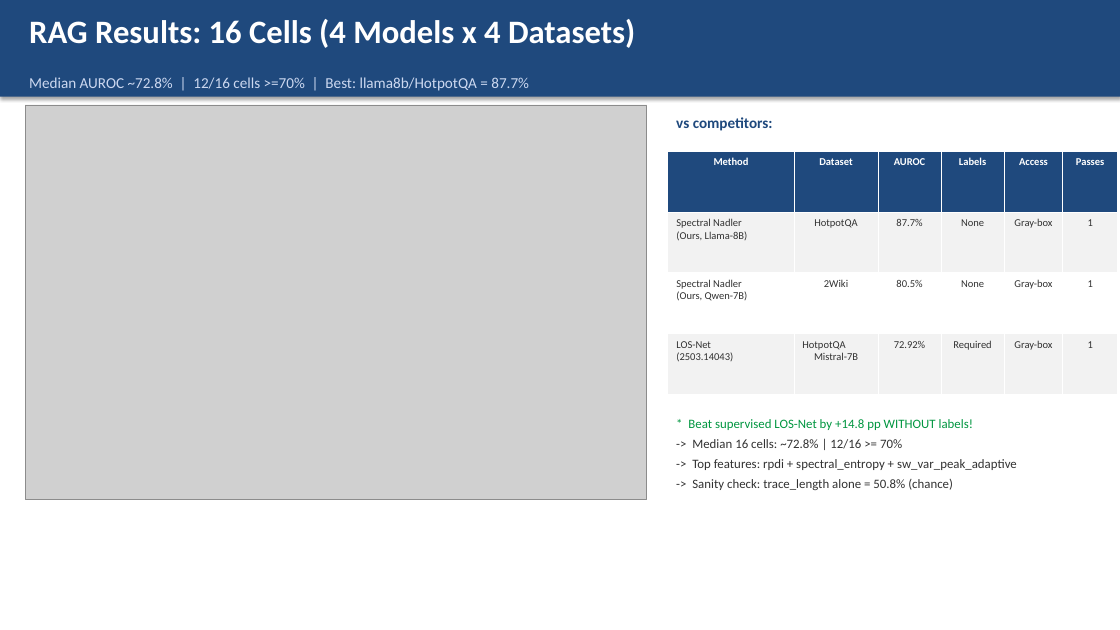
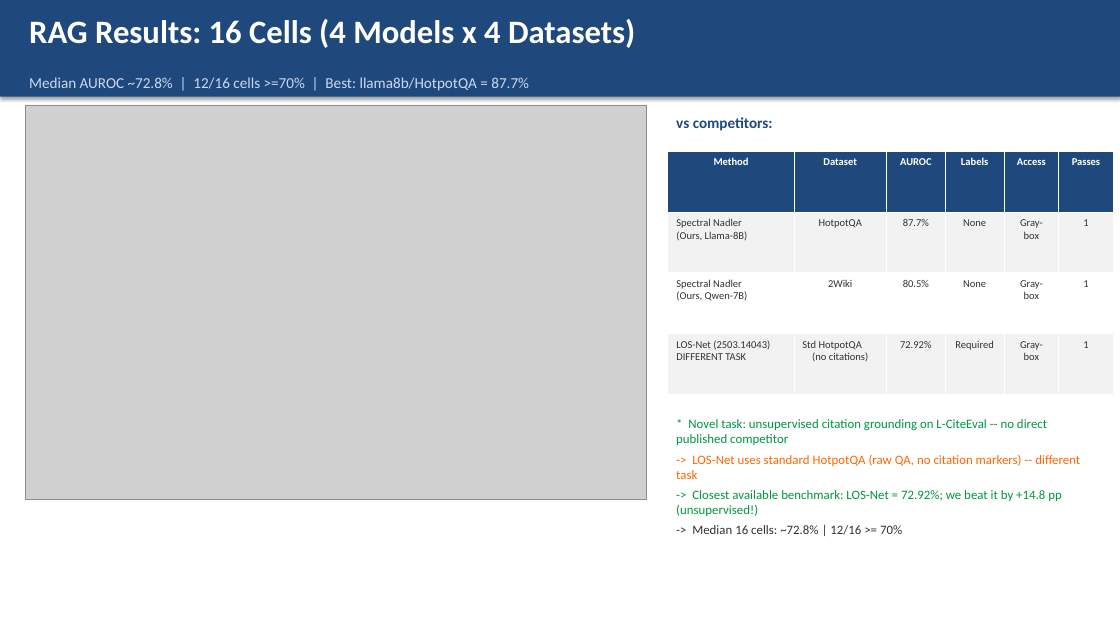
Before and after one commit to omrisegev/hallucination_detection, a slide deck: slide 12 of Hallucination_Detection_May18.pptx. Drawn at 1120x630 pixels with LibreOffice and Linux fonts; fonts in the diff are those of the drawing; grey boxes stand for pictures. Boxes give left, top, right and bottom in pixels: in the first picture for what was removed or moved away, otherwise in the second. Text is boxed around its words. In the diff, an @@ line names an element or a change of style, - is before the commit and + after.

```diff
--- a/Hallucination_Detection_May18.pptx
+++ b/Hallucination_Detection_May18.pptx
@@ table at box(668, 151, 1113, 395) @@
-row 4, column 1: LOS-Net (2503.14043)
+row 4, column 1: LOS-Net (2503.14043) DIFFERENT TASK
-row 4, column 2: HotpotQA Mistral-7B
+row 4, column 2: Std HotpotQA (no citations)
@@ table: place and size @@
-table at box(668, 151, 1117, 395)
+table at box(668, 151, 1113, 395)
@@ text at box(676, 419, 1080, 516): text changed @@
-* Beat supervised LOS-Net by +14.8 pp WITHOUT labels!
+* Novel task: unsupervised citation grounding on L-CiteEval -- no direct published competitor
+-> LOS-Net uses standard HotpotQA (raw QA, no citation markers) -- different task
+-> Closest available benchmark: LOS-Net = 72.92%; we beat it by +14.8 pp (unsupervised!)
@@ text at box(692, 459, 1017, 490): paragraphs removed @@
--> Top features: rpdi + spectral_entropy + sw_var_peak_adaptive
--> Sanity check: trace_length alone = 50.8% (chance)
```
Also in this commit, not shown: 7 other slides changed, 2 slides added, 2 slides removed, 2 other files.
